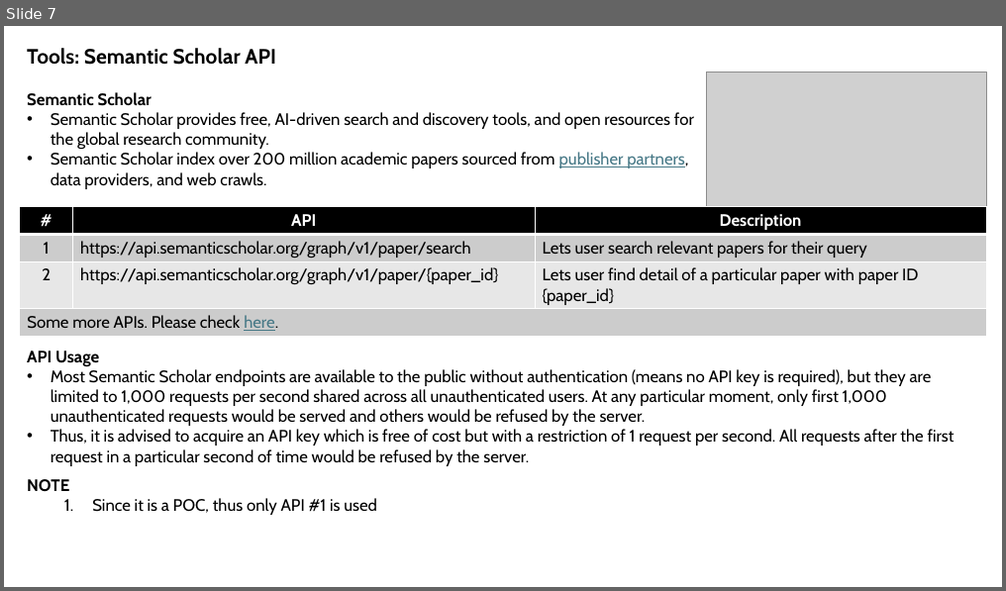
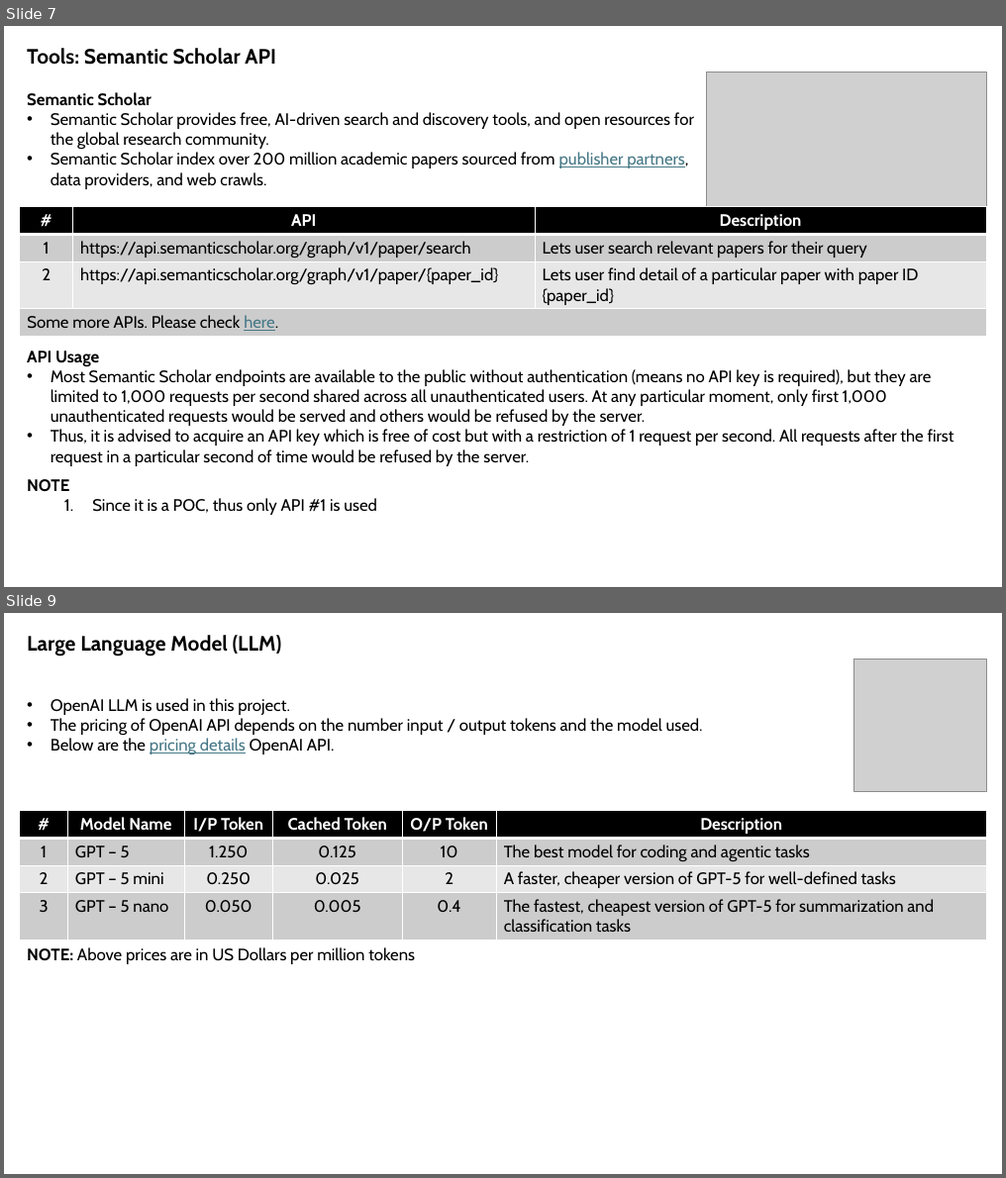
Before and after one commit to sansinghsanjay/sanjays_app, a slide deck: PaperPal/PaperPal.pptx. Shown one above the other, each under a label of ours: slide 7 before the commit, slides 7 and 9 after it; the slides between them are not shown. The pictures are 1006x591 and 1006x1178 pixels, drawn with LibreOffice and Linux fonts; fonts in the diff are those of the drawing; grey boxes stand for pictures. Boxes give left, top, right and bottom in pixels: in the first picture for what was removed or moved away, otherwise in the second. Text is boxed around its words. In the diff, an @@ line names an element or a change of style, - is before the commit and + after.

```diff
--- a/PaperPal/PaperPal.pptx
+++ b/PaperPal/PaperPal.pptx
@@ slide 9 added at <box>4,613,1002,1174</box>, background #FFFFFF @@
@@ text added at <box>27,635,282,657</box>, 20 pt, text #000000, bold @@
+Large Language Model (LLM)
@@ picture added at <box>854,660,987,792</box> @@
@@ text added at <box>51,698,703,755</box>, 16 pt, text #000000 @@
+• OpenAI LLM is used in this project.
+• The pricing of OpenAI API depends on the number input / output tokens and the model used.
+• Below are the pricing details OpenAI API.
@@ table added at <box>20,811,987,940</box>, 4 rows, 6 columns @@
+# | Model Name | I/P Token | Cached Token | O/P Token | Description
+1 | GPT – 5 | 1.250 | 0.125 | 10 | The best model for coding and agentic tasks
+2 | GPT – 5 mini | 0.250 | 0.025 | 2 | A faster, cheaper version of GPT-5 for well-defined tasks
+3 | GPT – 5 nano | 0.050 | 0.005 | 0.4 | The fastest, cheapest version of GPT-5 for summarization and classification tasks
@@ text added at <box>27,948,415,964</box>, 16 pt, text #000000 @@
+NOTE: Above prices are in US Dollars per million tokens
```
Also in this commit, not shown: 1 slide changed.
